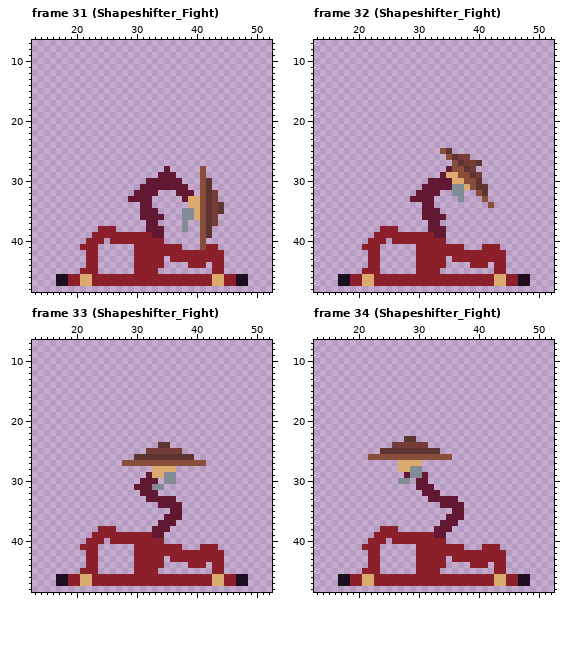
One commit to this pixel-art file: Assets/Enemies/Shapeshifter/T_Shapeshifter.aseprite. The first picture shows the starting point.
64x64 pixels, 52 frames. Shown: frame 31 (Shapeshifter_Fight): x 13..52, y 7..48; frame 32 (Shapeshifter_Fight): x 13..52, y 7..48; frame 33 (Shapeshifter_Fight): x 13..52, y 7..48; frame 34 (Shapeshifter_Fight): x 13..52, y 7..48. The commit also changed other frames, which this record leaves out.
Once edited:
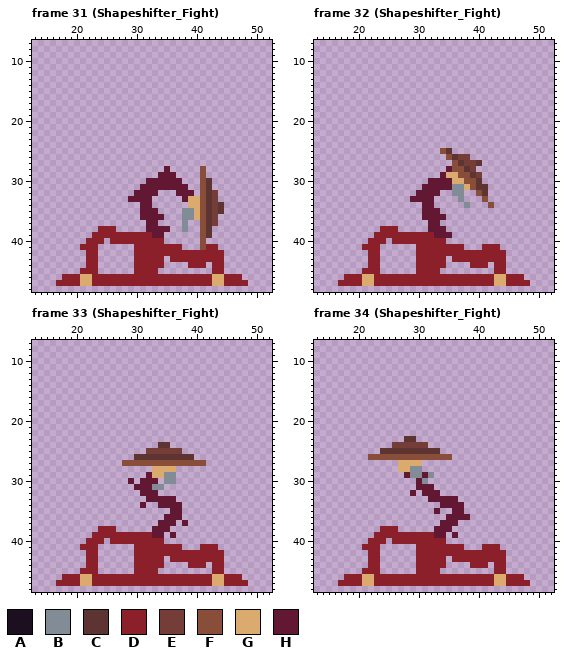
Palette (. is transparent): A #1c1020  B #818c96  C #5e3433  D #8b1f2a  E #743d37  F #884e3a  G #daaa6e  H #621832
From the commit log: Work on SFX for Shapeshifter transform
The exact change:
--- frame 31 (Shapeshifter_Fight), layers "Head", "Body"
@@ x 33..37 @@
 37 H....
-38 HH...
+38 HHH..
 39 HH...
@@ x 13..52 @@
 45 ........DDD......DDDD.........DD........
-46 ....AADDGGDDDDDDDDDDDDDDDDDDDDGGDDAA....
-47 ....AADDGGDDDDDDDDDDDDDDDDDDDDGGDDAA....
+46 .....DDDGGDDDDDDDDDDDDDDDDDDDDGGDDD.....
+47 ....DDDDGGDDDDDDDDDDDDDDDDDDDDGGDDDD....
 48 ........................................
--- frame 32 (Shapeshifter_Fight), layers "Head", "Body"
@@ x 36..40 @@
 33 .B...
-34 .....
+34 ..B..
 35 .....
@@ x 33..37 @@
 38 HH...
-39 HH...
+39 HHH..
 40 DD...
@@ x 13..52 @@
 45 ........DDD......DDDD.........DD........
-46 ....AADDGGDDDDDDDDDDDDDDDDDDDDGGDDAA....
-47 ....AADDGGDDDDDDDDDDDDDDDDDDDDGGDDAA....
+46 .....DDDGGDDDDDDDDDDDDDDDDDDDDGGDDD.....
+47 ....DDDDGGDDDDDDDDDDDDDDDDDDDDGGDDDD....
 48 ........................................
--- frame 33 (Shapeshifter_Fight), layers "Head", "Body"
@@ x 27..31 @@
 29 .....
-30 ....H
+30 ..H.H
 31 ...HH
@@ x 29..40 @@
 33 ...HHHHH....
-34 .....HHHH...
+34 ..H..HHHH...
 35 .......HH...
 36 ......HHH...
-37 .....HHH....
+37 .....HHH.H..
 38 ....HHH.....
-39 DDDDHH......
+39 DDDDHH.H....
 40 DDDDDD......
@@ x 13..52 @@
 45 ........DDD......DDDD.........DD........
-46 ....AADDGGDDDDDDDDDDDDDDDDDDDDGGDDAA....
-47 ....AADDGGDDDDDDDDDDDDDDDDDDDDGGDDAA....
+46 .....DDDGGDDDDDDDDDDDDDDDDDDDDGGDDD.....
+47 ....DDDDGGDDDDDDDDDDDDDDDDDDDDGGDDDD....
 48 ........................................
--- frame 34 (Shapeshifter_Fight), layers "Head", "Body"
@@ x 25..40 @@
 28 ..GGBB..........
-29 ...HBBH.........
-30 ..BB.HH.........
+29 ...HBBHB........
+30 .....HB.........
 31 .....HHH........
-32 ......HHH.......
+32 ....H.HHH.......
 33 .......HHHHH....
 34 .........HHHH...
-35 ...........HH...
-36 ..........HHH...
+35 ........H..HH...
+36 ..........HHHH..
 37 .........HHH....
 38 DD......HHH.....
-39 DDDDDDDDHH......
+39 DDDDDDDDHH.H....
 40 .DDDDDDDDD......
@@ x 13..52 @@
 45 ........DDD......DDDD.........DD........
-46 ....AADDGGDDDDDDDDDDDDDDDDDDDDGGDDAA....
-47 ....AADDGGDDDDDDDDDDDDDDDDDDDDGGDDAA....
+46 .....DDDGGDDDDDDDDDDDDDDDDDDDDGGDDD.....
+47 ....DDDDGGDDDDDDDDDDDDDDDDDDDDGGDDDD....
 48 ........................................
